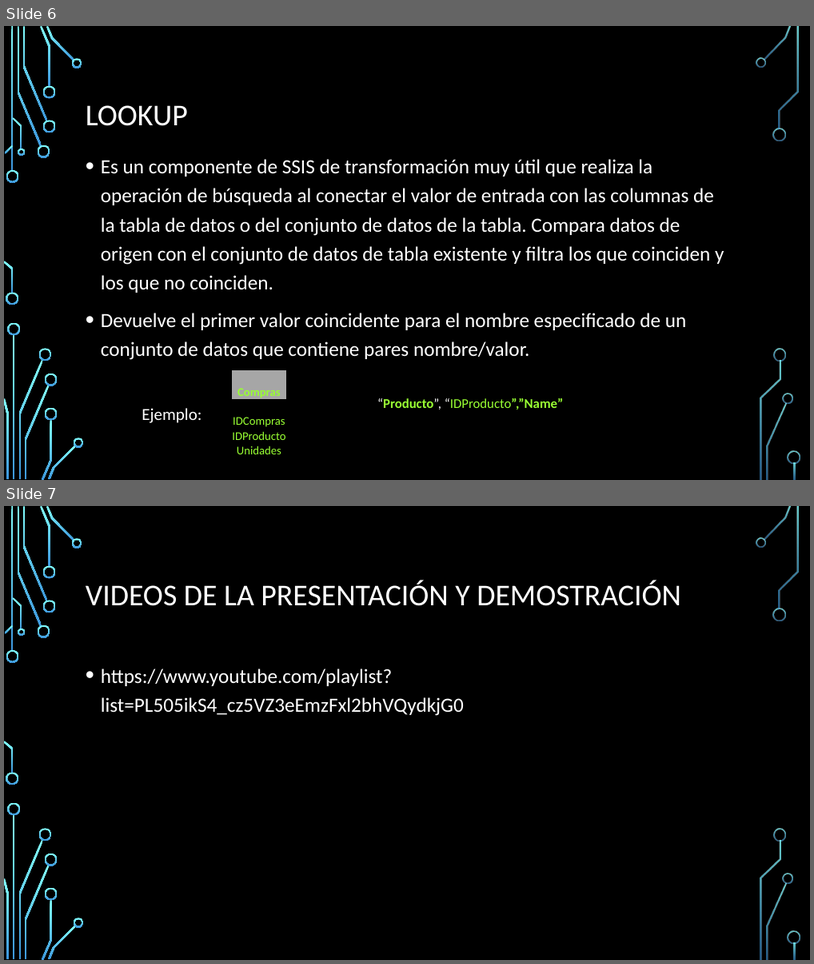
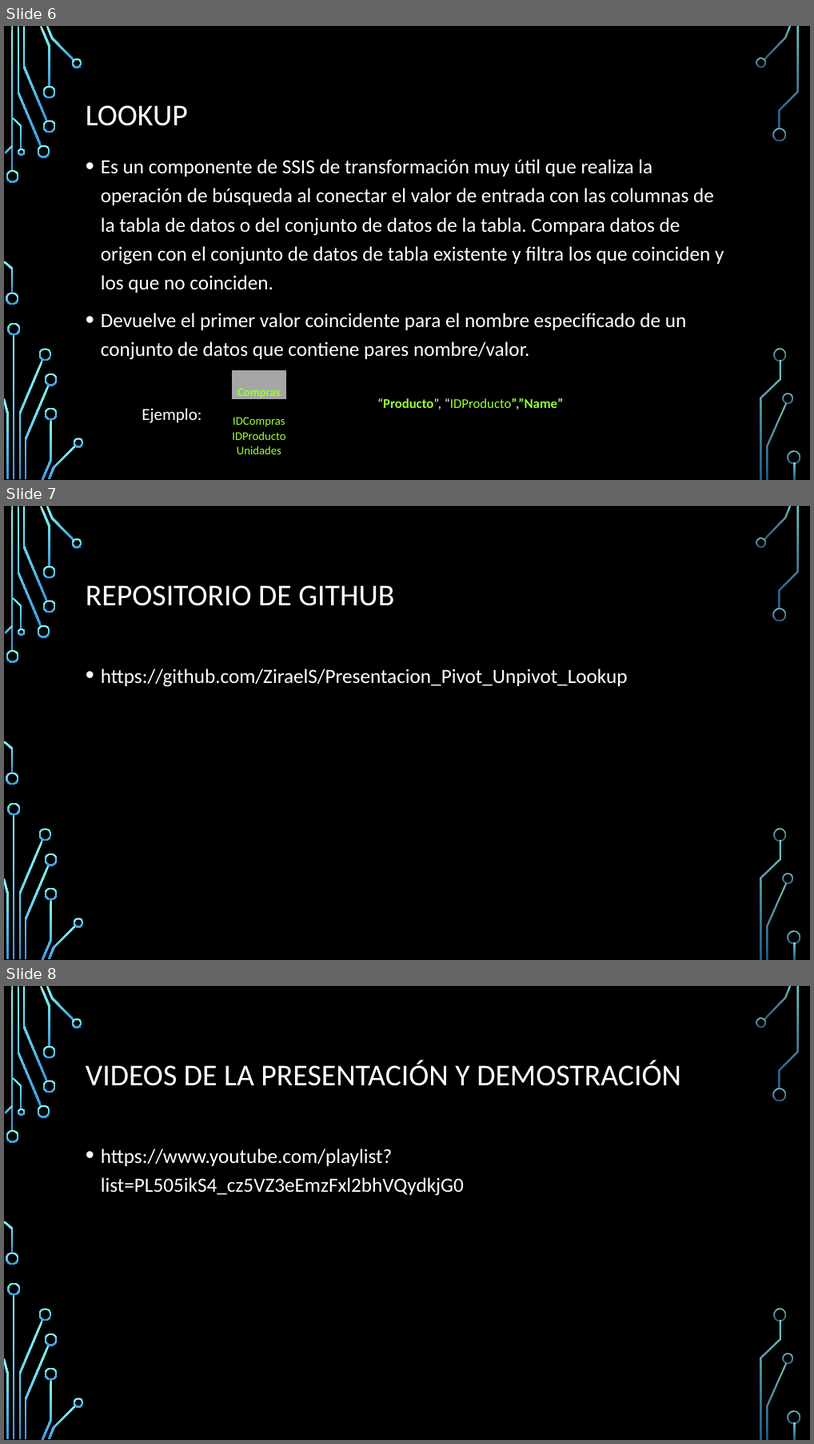
Before and after one commit to ZiraelS/Presentacion_Pivot_Unpivot_Lookup, a slide deck: Presentacion/PIVOT-UNPIVOT-LOOKUP.pptx. Shown one above the other, each under a label of ours: slides 6 and 7 before the commit, slides 6, 7 and 8 after it. The pictures are 814x964 and 814x1444 pixels, drawn with LibreOffice and Linux fonts; fonts in the diff are those of the drawing; background and template pictures are left out. Boxes give left, top, right and bottom in pixels: in the first picture for what was removed or moved away, otherwise in the second. Text is boxed around its words. In the diff, an @@ line names an element or a change of style, - is before the commit and + after.

Commit message:
Commit Final v2 Agregado el link del repositorio a la presentacion

```diff
--- a/Presentacion/PIVOT-UNPIVOT-LOOKUP.pptx
+++ b/Presentacion/PIVOT-UNPIVOT-LOOKUP.pptx
@@ slide 7 added at (4,506,810,960), background picture (left out); not listed: 36 template elements that a slide beside it also shows @@
@@ title added at (86,585,394,606), 36 pt, text #FFFFFF @@
+REPOSITORIO DE GITHUB
@@ text added at (101,668,628,687), 24 pt, text #FFFFFF @@
+• https://github.com/ZiraelS/Presentacion_Pivot_Unpivot_Lookup
@@ what was slide 7 is now slide 8 @@
```
Also in this commit, not shown: 1 other file.
